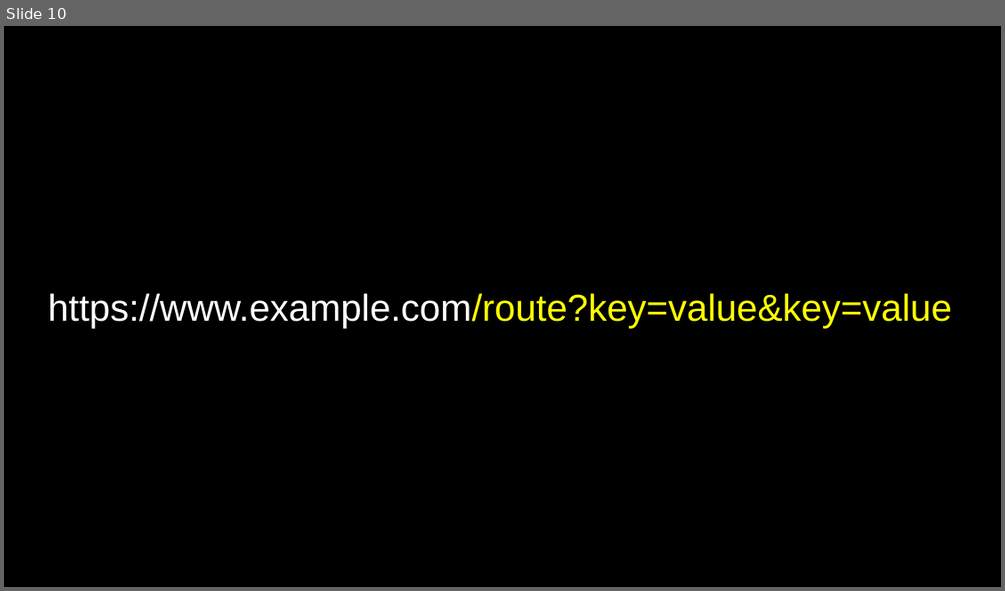
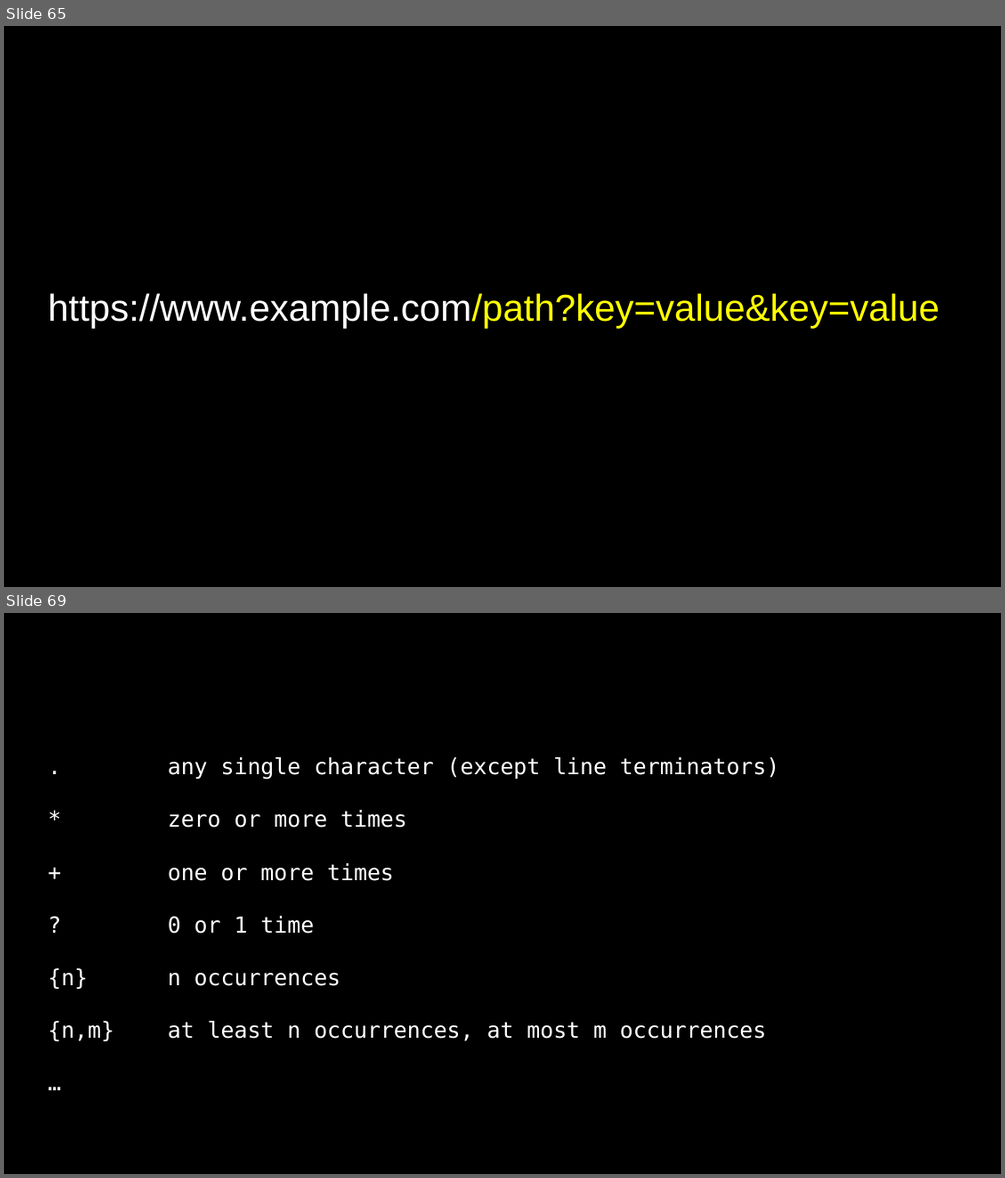
Before and after one commit to SQ4007-2025/website, a slide deck: lectures/slides_9.pptx. Shown one above the other, each under a label of ours: slide 10 before the commit, slides 65 and 69 after it; the slides between them are not shown. The pictures are 1005x591 and 1005x1178 pixels, drawn with LibreOffice and Linux fonts; fonts in the diff are those of the drawing. Boxes give left, top, right and bottom in pixels: in the first picture for what was removed or moved away, otherwise in the second. Text is boxed around its words. In the diff, an @@ line names an element or a change of style, - is before the commit and + after.

```diff
--- a/lectures/slides_9.pptx
+++ b/lectures/slides_9.pptx
@@ slide 69 added at [4,613,1001,1174], background #000000 @@
@@ text added at [48,757,779,1041], 16 pt, text #FFFFFF @@
+. any single character (except line terminators)
+* zero or more times
++ one or more times
+? 0 or 1 time
+{n} n occurrences
+{n,m} at least n occurrences, at most m occurrences
+…
@@ what was slide 10 is now slide 65 @@
@@ slide 65 changed as well @@
@@ title at [48,293,938,329]: text changed @@
-https://www.example.com/route?key=value&key=value
+https://www.example.com/path?key=value&key=value
```
Also in this commit, not shown: 12 other slides changed, 99 other slides added, 19 slides removed, 3 other files.
